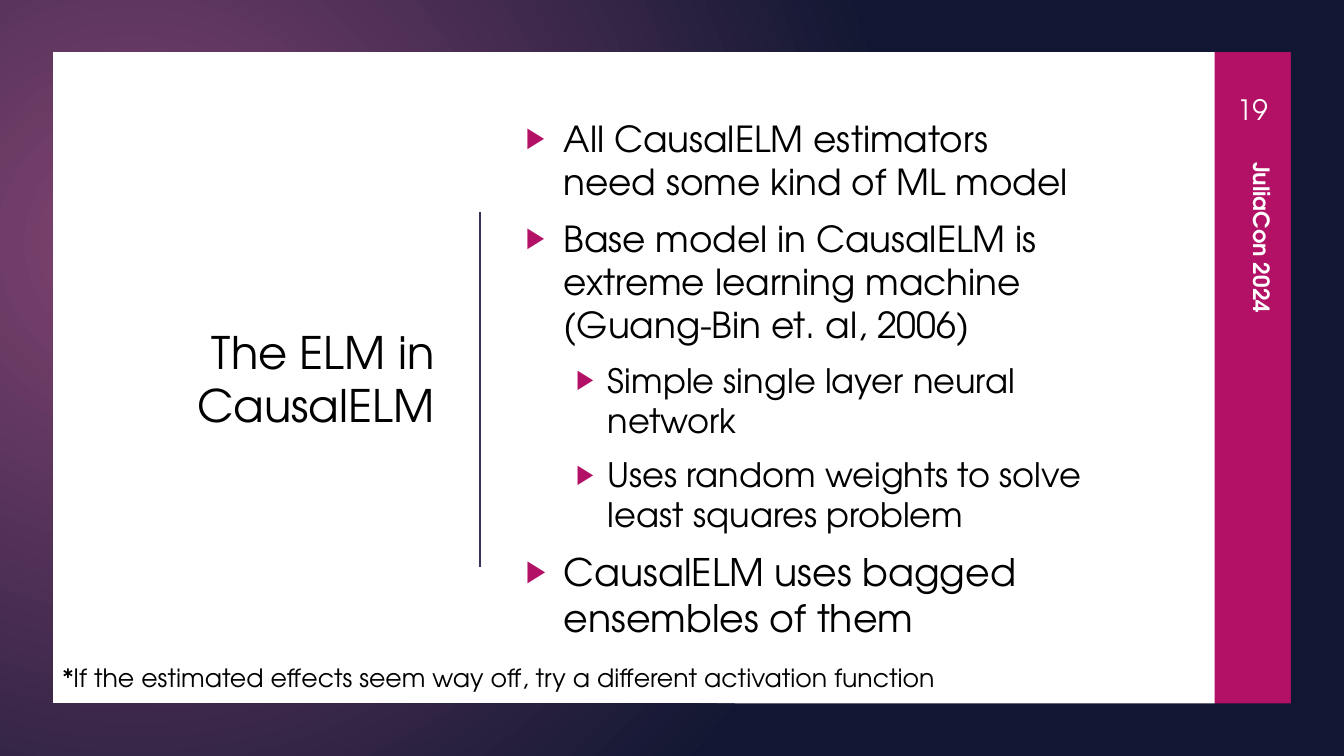
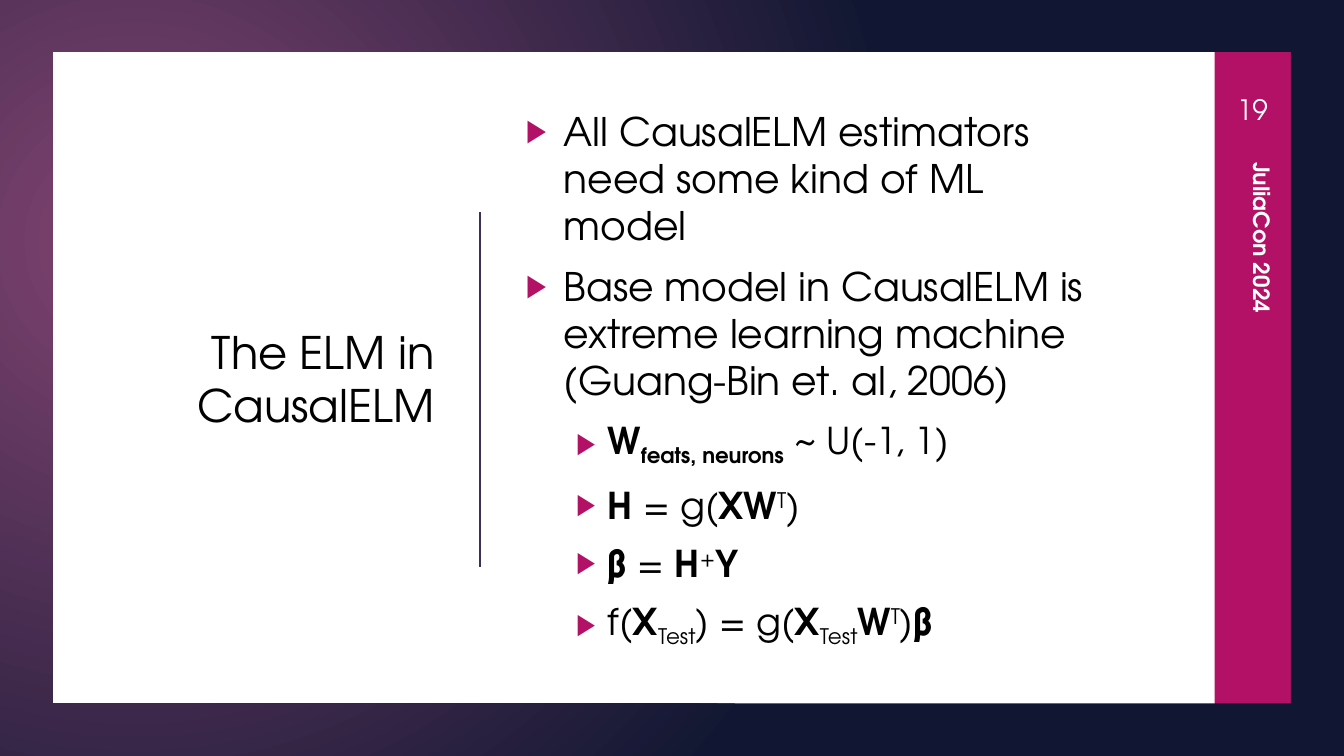
Before and after one commit to dscolby/JuliaCon2024, a slide deck: slide 19 of JuliaCon 2024 Presentation.pptx. Drawn at 1344x756 pixels with LibreOffice and Linux fonts; fonts in the diff are those of the drawing; background and template pictures are left out. Boxes give left, top, right and bottom in pixels: in the first picture for what was removed or moved away, otherwise in the second. Text is boxed around its words. In the diff, an @@ line names an element or a change of style, - is before the commit and + after.

```diff
--- a/JuliaCon 2024 Presentation.pptx
+++ b/JuliaCon 2024 Presentation.pptx
@@ text at bbox=[564, 164, 1083, 404]: size 25.6 to 28.1 pt in "All CausalELM estimators need some kind of ...", "Base model in CausalELM is extreme learning ..." @@
@@ text at bbox=[608, 426, 949, 643]: text changed; size 24 to 26.4 pt @@
-  ▶ Simple single layer neural network
-  ▶ Uses random weights to solve least squares problem
-▶ CausalELM uses bagged ensembles of them
+  ▶ Wfeats, neurons ~ U(-1, 1)
+  ▶ H = g(XWT)
+  ▶ β = H+Y
+  ▶ f(XTest) = g(XTestWT)β
@@ text removed at bbox=[63, 668, 934, 692] @@
-*If the estimated effects seem way off, try a different activation function
```
Also in this commit, not shown: 1 slide added.
